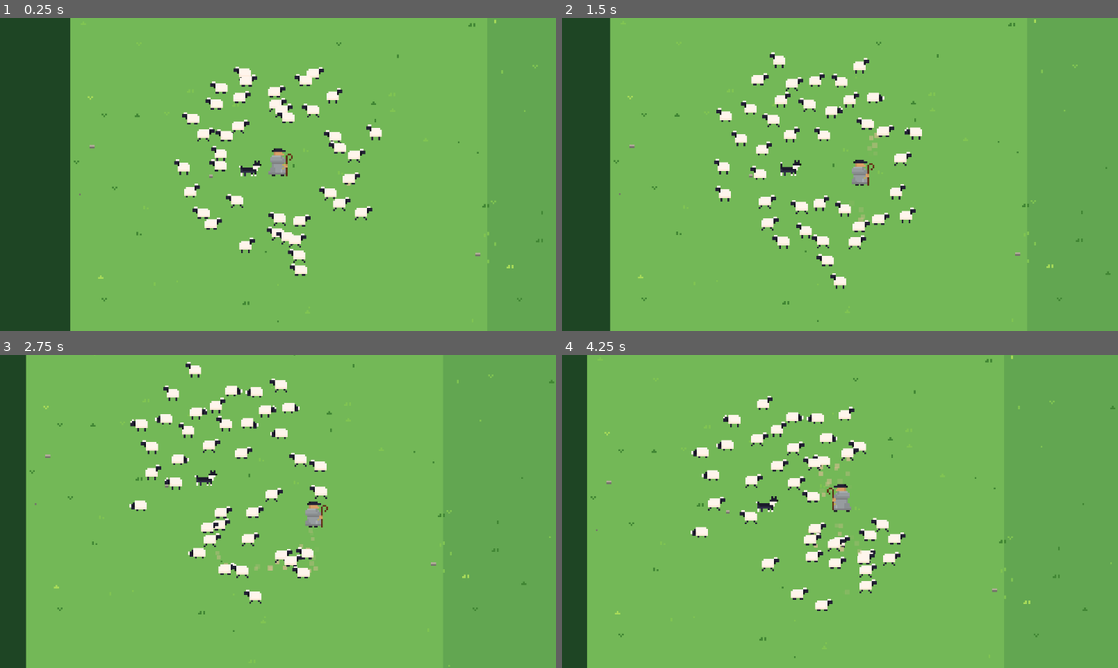
Above: before the commit, frames 1-4 (two rows, left to right).
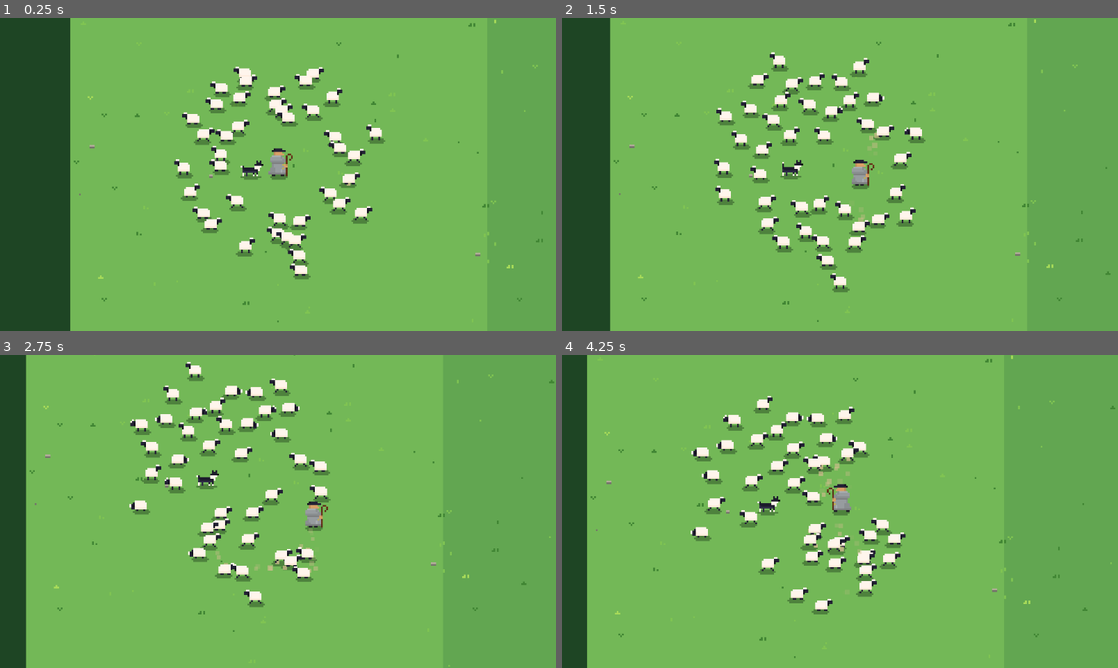
Above: after the commit, the same moments.

Repository: jaimegomesparente/wooly-caravan
Game: Godot game, scene res://scenes/main/main.tscn
Two runs of this game, one before a commit and one after it. Both use one fixed random seed, a clock stepped at 60 frames per second and the inputs below.
Inputs (mouse positions are in pixels of both pictures, inside the frame that each line leads up to):
- Up to frame 1 (0.25 s): no input
- Up to frame 2 (1.5 s): move the mouse to (962, 158) at 0.52 s; hold Right (move_right) 0.53-1.28 s; hold Mouse wheel up (zoom_in) 0.53-1.28 s; move the mouse to (728, 190) at 1.27 s; hold Down (move_down) from 1.28 s (still down); tap Mouse wheel down (zoom_out) at 1.35 s
- Up to frame 3 (2.75 s): move the mouse to (333, 442) at 2.02 s; release Down (move_down) at 2.03 s; hold Right (move_right) from 2.03 s (still down); hold Mouse wheel up (zoom_in) from 2.03 s (still down)
- Up to frame 4 (4.25 s): move the mouse to (812, 574) at 2.77 s; release Right (move_right) at 2.78 s; release Mouse wheel up (zoom_in) at 2.78 s; hold Up (move_up) 2.78-3.53 s; tap Mouse wheel down (zoom_out) at 2.85 s; move the mouse to (1006, 558) at 3.52 s; hold Left (move_left) from 3.53 s (still down); hold Mouse wheel up (zoom_in) from 3.53 s (still down)

The runs differ from the first frame. In frame 1, 1.6% of the frame differs, in the area x 31-70%, y 19-84%; in frame 2, 1.8%, in the area x 27-66%, y 15-88%; in frame 3, 1.8%; in frame 4, 1.7%.

Commit message:
feat(fx): ground shadows under characters

Diff:
--- /dev/null
+++ b/effects/shadow.gd
@@ -0,0 +1,44 @@
+@tool
+class_name Shadow
+extends Node2D
+## Pixel ellipse on the ground under a character (see shadow.gdshader). Drawn below every character
+## (z_index -1), so it never covers the legs of the one standing just behind; overlapping shadows
+## do not get darker.
+
+## Width and height (px) of the ellipse, centered on this node.
+@export var size: Vector2i = Vector2i(10, 3):
+	set(value):
+		size = value
+		set_instance_shader_parameter(&"size", Vector2(size))
+		queue_redraw()
+
+## The character's (centered) sprite: when its flip_h changes, the shadow is mirrored like the
+## sprite's pixels, so it stays under the same part of the body. The axis is halfway between the
+## sprite's center (position + offset) unflipped and flipped, as some characters (sheep) also move
+## their sprite when they turn.
+@export var sprite: AnimatedSprite2D
+
+## x set in the editor, and the sprite's center x, for the unflipped sprite.
+var _base_x: float = 0.0
+var _base_sprite_x: float = 0.0
+var _flipped: bool = false
+
+
+func _ready() -> void:
+	_base_x = position.x
+	if sprite:
+		_base_sprite_x = sprite.position.x + sprite.offset.x
+	set_physics_process(not Engine.is_editor_hint())
+
+
+func _physics_process(_delta: float) -> void:
+	if sprite == null or sprite.flip_h == _flipped:
+		return
+	_flipped = sprite.flip_h
+	var flipped_sprite_x := sprite.position.x + sprite.offset.x
+	position.x = _base_sprite_x + flipped_sprite_x - _base_x if _flipped else _base_x
+	reset_physics_interpolation()
+
+
+func _draw() -> void:
+	draw_rect(Rect2(Vector2(-(size / 2)), Vector2(size)), Color.WHITE)
--- /dev/null
+++ b/effects/shadow.gdshader
@@ -0,0 +1,20 @@
+shader_type canvas_item;
+// Ground shadow: a solid pixel ellipse filling the rect drawn by Shadow. It darkens the screen as it
+// was before the first shadow was drawn (Godot copies the screen once, at the first reader), so
+// overlapping shadows never darken each other.
+
+uniform sampler2D screen_texture : hint_screen_texture, filter_nearest;
+// Size (px) of the rect, set by Shadow for each instance.
+instance uniform vec2 size = vec2(10.0, 3.0);
+// Color the ground is pulled toward, by its alpha.
+uniform vec4 shadow_color : source_color = vec4(0.04, 0.12, 0.05, 0.35);
+
+void fragment() {
+	// Test the center of the game pixel, so the edge is a clean pixel staircase at any window scale.
+	vec2 p = (floor(UV * size) + 0.5) / size * 2.0 - 1.0;
+	if (dot(p, p) > 1.0) {
+		discard;
+	}
+	vec3 ground = texture(screen_texture, SCREEN_UV).rgb;
+	COLOR = vec4(mix(ground, shadow_color.rgb, shadow_color.a), 1.0);
+}
--- /dev/null
+++ b/effects/shadow.tscn
@@ -0,0 +1,12 @@
+[gd_scene format=3]
+
+[ext_resource type="Script" path="res://effects/shadow.gd" id="1_script"]
+[ext_resource type="Shader" path="res://effects/shadow.gdshader" id="2_shader"]
+
+[sub_resource type="ShaderMaterial" id="ShaderMaterial_shadow"]
+shader = ExtResource("2_shader")
+
+[node name="Shadow" type="Node2D"]
+z_index = -1
+material = SubResource("ShaderMaterial_shadow")
+script = ExtResource("1_script")
--- a/entities/dog/dog.tscn
+++ b/entities/dog/dog.tscn
@@ -4,6 +4,7 @@
 [ext_resource type="Resource" path="res://resources/dog.tres" id="2_data"]
 [ext_resource type="PackedScene" path="res://effects/dust.tscn" id="3_dust"]
 [ext_resource type="Texture2D" uid="uid://boohdwk55lq6v" path="res://art/sprites/dogs/dog-Sheet.png" id="4_pl2nc"]
+[ext_resource type="PackedScene" path="res://effects/shadow.tscn" id="shadow_fx"]
 
 [sub_resource type="AtlasTexture" id="AtlasTexture_gputl"]
 atlas = ExtResource("4_pl2nc")
@@ -110,16 +111,22 @@
 script = ExtResource("1_script")
 data = ExtResource("2_data")
 
+[node name="Shadow" parent="." node_paths=PackedStringArray("sprite") unique_id=162964064 instance=ExtResource("shadow_fx")]
+sprite = NodePath("../AnimatedSprite2D")
+instance_shader_parameters/size = Vector2(12, 3)
+size = Vector2i(12, 3)
+
 [node name="Dust" parent="." unique_id=1300479480 instance=ExtResource("3_dust")]
 min_speed = 50.0
 
 [node name="AnimatedSprite2D" type="AnimatedSprite2D" parent="." unique_id=1071774784]
-position = Vector2(1, -5)
+position = Vector2(0, -5)
 sprite_frames = SubResource("SpriteFrames_dog")
 animation = &"bark"
 autoplay = "idle"
 frame = 2
 frame_progress = 1.0
+offset = Vector2(2, 0)
 
 [node name="CollisionShape2D" type="CollisionShape2D" parent="." unique_id=726051838]
 position = Vector2(0, -4)
--- a/entities/sheep/sheep.tscn
+++ b/entities/sheep/sheep.tscn
@@ -4,6 +4,7 @@
 [ext_resource type="Resource" uid="uid://cqv7e475qv2o1" path="res://resources/flock_config.tres" id="2_config"]
 [ext_resource type="Texture2D" uid="uid://d16babea8sebx" path="res://art/sprites/sheeps/sheep-Sheet.png" id="3_fxwg6"]
 [ext_resource type="PackedScene" path="res://effects/dust.tscn" id="4_dust"]
+[ext_resource type="PackedScene" path="res://effects/shadow.tscn" id="shadow_fx"]
 
 [sub_resource type="AtlasTexture" id="AtlasTexture_tbl57"]
 atlas = ExtResource("3_fxwg6")
@@ -127,8 +128,12 @@
 script = ExtResource("1_script")
 config = ExtResource("2_config")
 
-[node name="Dust" parent="." instance=ExtResource("4_dust")]
-min_speed = 36.0
+[node name="Shadow" parent="." node_paths=PackedStringArray("sprite") unique_id=1487742616 instance=ExtResource("shadow_fx")]
+position = Vector2(-1, 0)
+sprite = NodePath("../AnimatedSprite2D")
+instance_shader_parameters/size = Vector2(10, 3)
+
+[node name="Dust" parent="." unique_id=1443843709 instance=ExtResource("4_dust")]
 
 [node name="AnimatedSprite2D" type="AnimatedSprite2D" parent="." unique_id=796859497]
 position = Vector2(1, -5)
--- a/entities/shepherd/shepherd.tscn
+++ b/entities/shepherd/shepherd.tscn
@@ -2,6 +2,7 @@
 
 [ext_resource type="Script" uid="uid://neqt0gh80e0l" path="res://entities/shepherd/shepherd.gd" id="1_script"]
 [ext_resource type="Texture2D" uid="uid://brydiksr72vi5" path="res://art/sprites/shepherd/shepherd-Sheet.png" id="2_hg5gq"]
+[ext_resource type="PackedScene" path="res://effects/shadow.tscn" id="shadow_fx"]
 
 [sub_resource type="AtlasTexture" id="AtlasTexture_lkgrd"]
 atlas = ExtResource("2_hg5gq")
@@ -92,6 +93,10 @@
 motion_mode = 1
 script = ExtResource("1_script")
 
+[node name="Shadow" parent="." node_paths=PackedStringArray("sprite") instance=ExtResource("shadow_fx")]
+sprite = NodePath("../AnimatedSprite2D")
+size = Vector2i(10, 3)
+
 [node name="AnimatedSprite2D" type="AnimatedSprite2D" parent="." unique_id=1995826777]
 position = Vector2(0, -7)
 sprite_frames = SubResource("SpriteFrames_shepherd")
--- a/entities/wolf/wolf.tscn
+++ b/entities/wolf/wolf.tscn
@@ -4,6 +4,7 @@
 [ext_resource type="Resource" path="res://resources/wolf.tres" id="2_data"]
 [ext_resource type="PackedScene" path="res://effects/dust.tscn" id="3_dust"]
 [ext_resource type="Texture2D" uid="uid://oow2ajod08ih" path="res://art/sprites/enemies/wolf/wolf-Sheet.png" id="4_yjxua"]
+[ext_resource type="PackedScene" path="res://effects/shadow.tscn" id="shadow_fx"]
 
 [sub_resource type="AtlasTexture" id="AtlasTexture_do8rb"]
 atlas = ExtResource("4_yjxua")
@@ -225,6 +226,10 @@
 script = ExtResource("1_script")
 data = ExtResource("2_data")
 
+[node name="Shadow" parent="." node_paths=PackedStringArray("sprite") instance=ExtResource("shadow_fx")]
+sprite = NodePath("../AnimatedSprite2D")
+size = Vector2i(16, 4)
+
 [node name="Dust" parent="." unique_id=1503153962 instance=ExtResource("3_dust")]
 min_speed = 50.0
 
--- a/scenes/main/main.tscn
+++ b/scenes/main/main.tscn
@@ -21,7 +21,7 @@
 dog_scene = ExtResource("11_dog")
 
 [node name="Ground" type="Node2D" parent="." unique_id=1590427545]
-z_index = -1
+z_index = -2
 script = ExtResource("4_ground")
 
 [node name="Shepherd" parent="." unique_id=1167479979 instance=ExtResource("2_shepherd")]
Not shown, added: effects/shadow.gd.uid
Not shown, added: effects/shadow.gdshader.uid
